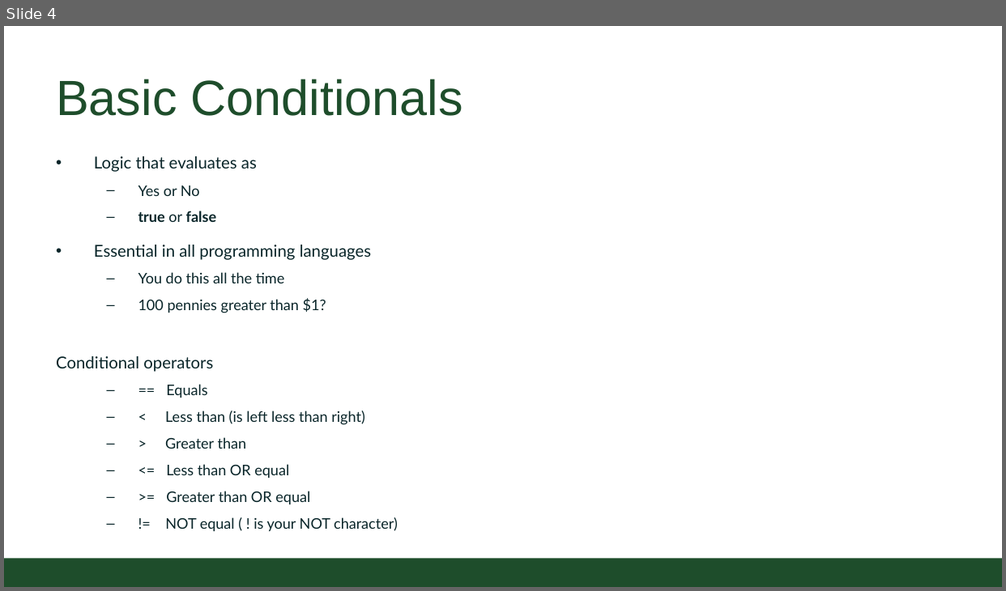
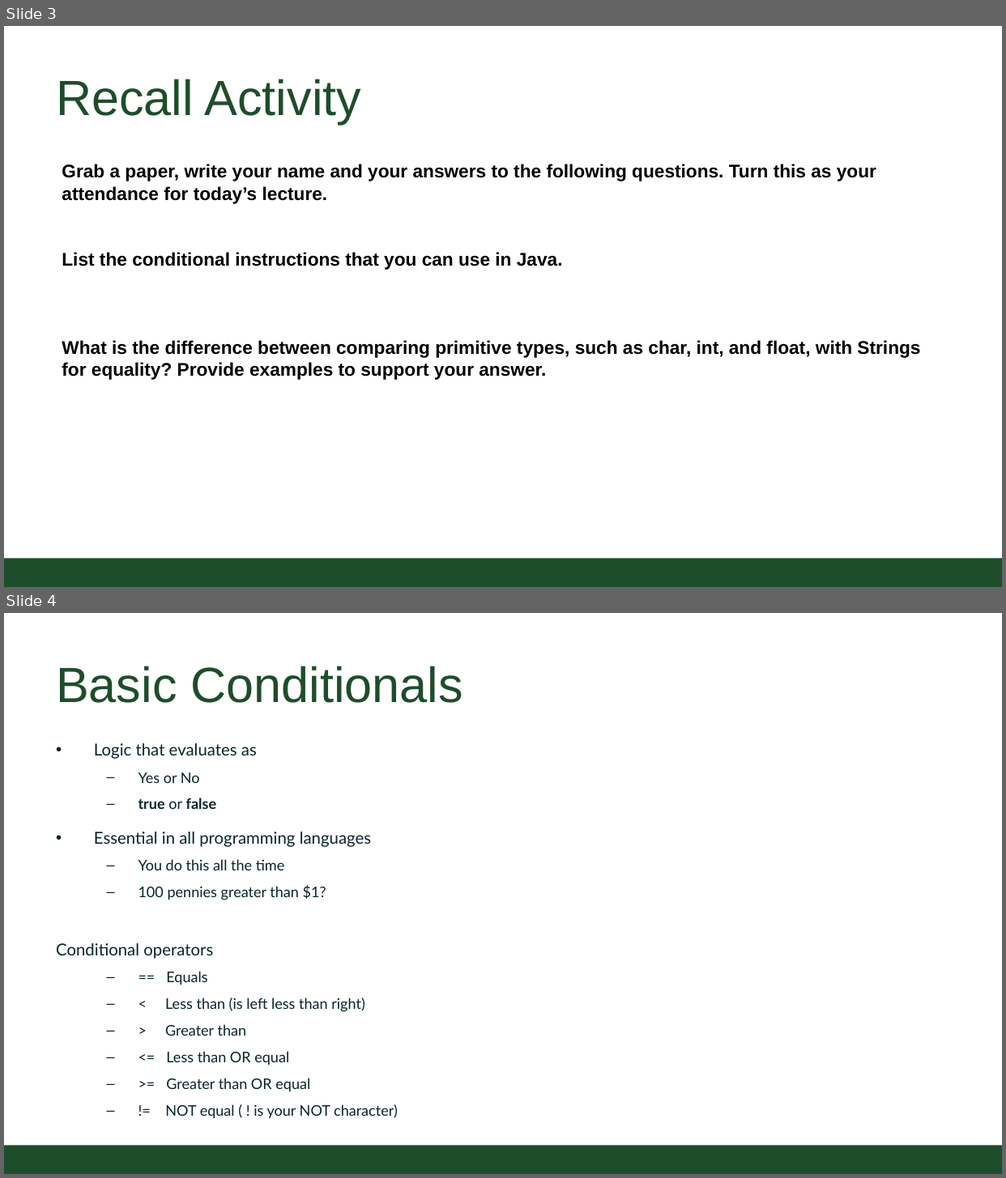
Before and after one commit to CSU-CompSci-CS163-4/Handouts, a slide deck: slides/On-Campus/03_01_Branching.pptx. Shown one above the other, each under a label of ours: slide 4 before the commit, slides 3 and 4 after it. The pictures are 1006x591 and 1006x1178 pixels, drawn with LibreOffice and Linux fonts; fonts in the diff are those of the drawing; background and template pictures are left out. Boxes give left, top, right and bottom in pixels: in the first picture for what was removed or moved away, otherwise in the second. Text is boxed around its words. In the diff, an @@ line names an element or a change of style, - is before the commit and + after.

```diff
--- a/slides/On-Campus/03_01_Branching.pptx
+++ b/slides/On-Campus/03_01_Branching.pptx
@@ slide 3 added at (4, 26, 1002, 587), background #FFFFFF; not listed: 1 template element that a slide beside it also shows @@
@@ title added at (56, 79, 361, 124), 54 pt, text #1E4D2B @@
+Recall Activity
@@ text added at (62, 164, 920, 380), 20 pt, text #000000, bold @@
+Grab a paper, write your name and your answers to the following questions. Turn this as your attendance for today’s lecture.
+List the conditional instructions that you can use in Java.
+What is the difference between comparing primitive types, such as char, int, and float, with Strings for equality? Provide examples to support your answer.
```
Also in this commit, not shown: 2 slides changed, 2 other slides added, 1 slide removed.
